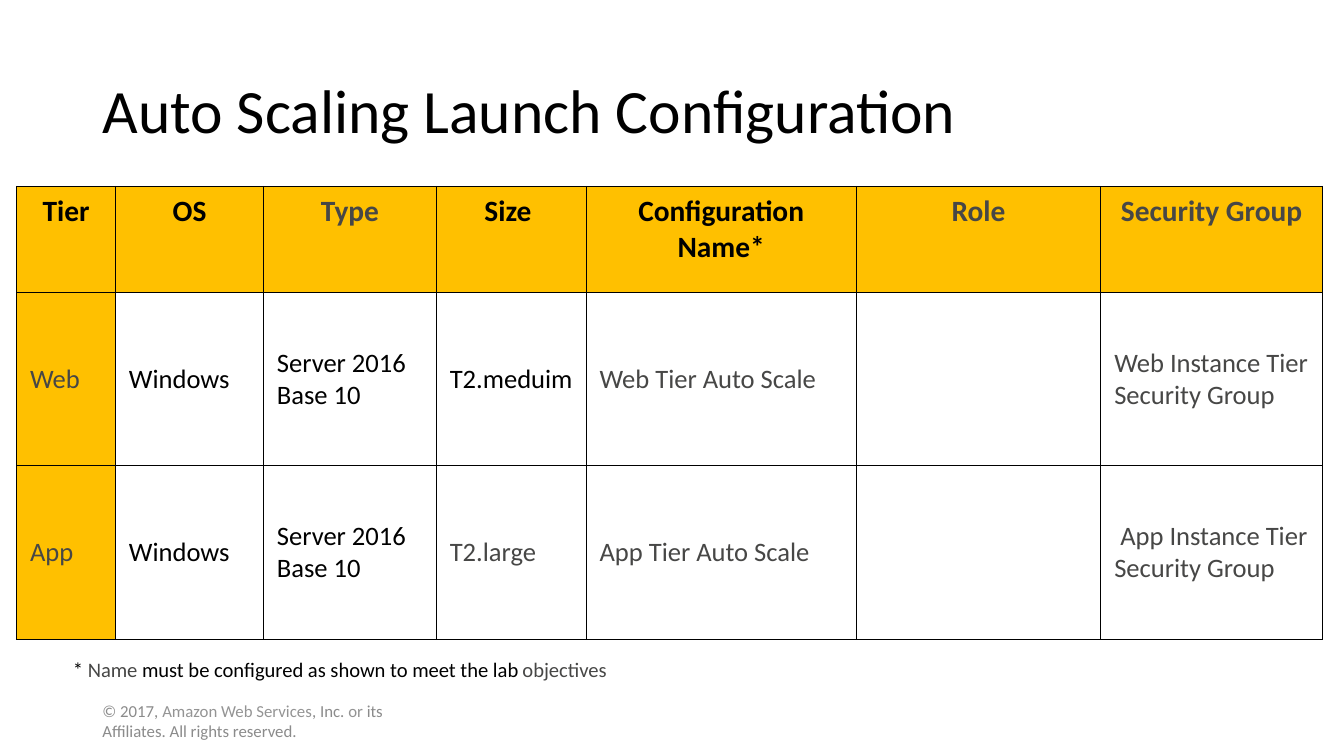
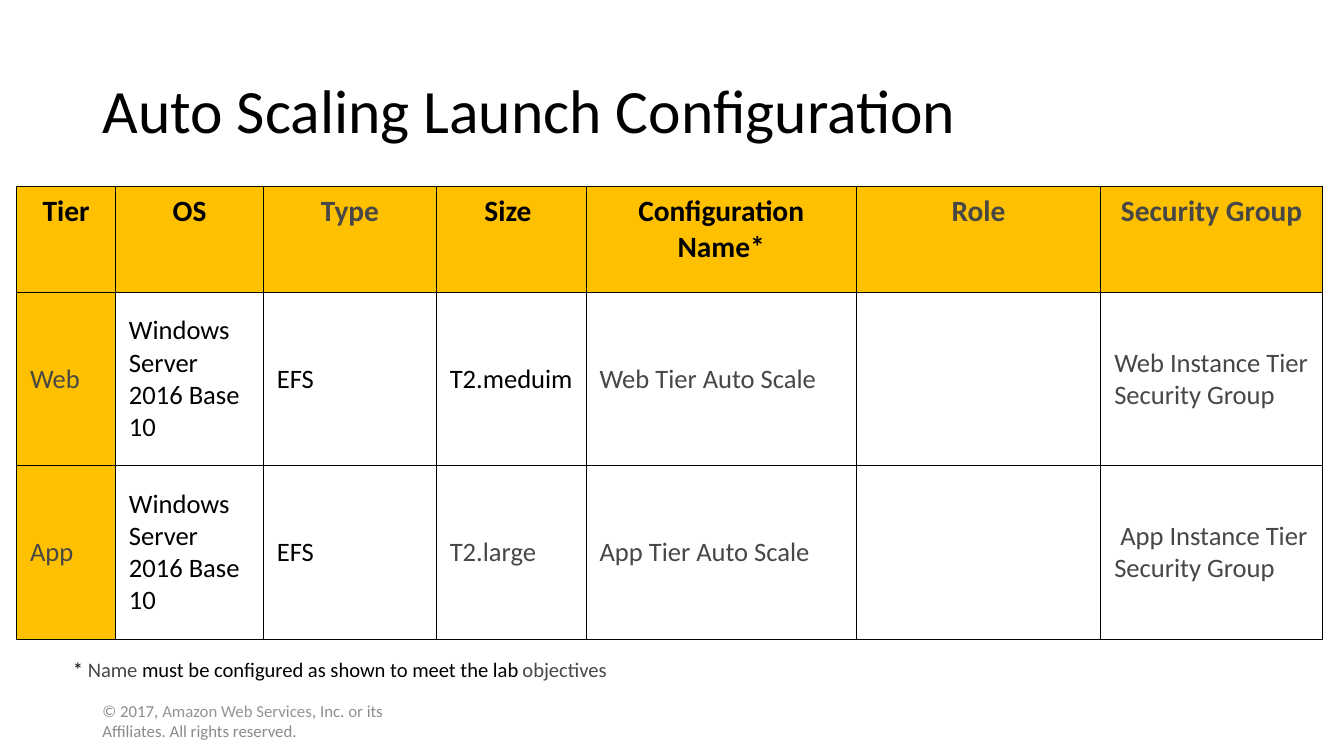
Before and after one commit to WilliamCareySemiColon/college_y3, a slide deck: slide 16 of Cloud_Computing/Labs/Assignment/part 1/Solution Template.pptx. Drawn at 1344x756 pixels with LibreOffice and Linux fonts; fonts in the diff are those of the drawing. Boxes give left, top, right and bottom in pixels: in the first picture for what was removed or moved away, otherwise in the second. Text is boxed around its words. In the diff, an @@ line names an element or a change of style, - is before the commit and + after.

```diff
--- a/Cloud_Computing/Labs/Assignment/part 1/Solution Template.pptx
+++ b/Cloud_Computing/Labs/Assignment/part 1/Solution Template.pptx
@@ table at [17,187,1325,639] @@
-row 2, column 2: Windows
+row 2, column 2: Windows / Server 2016 Base 10
-row 2, column 3: Server 2016 Base 10
+row 2, column 3: EFS
-row 3, column 2: Windows
+row 3, column 2: Windows Server 2016 Base 10
-row 3, column 3: Server 2016 Base 10
+row 3, column 3: EFS
```
Also in this commit, not shown: 3 other slides changed, 1 other file.
